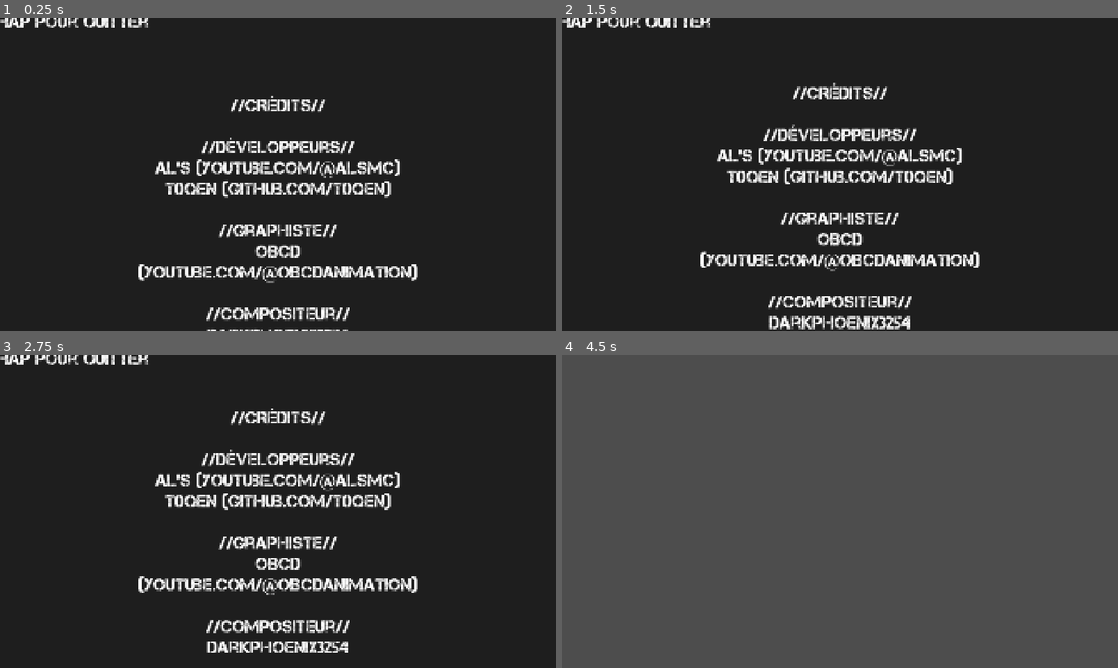
Above: before the commit, frames 1-4 (two rows, left to right).
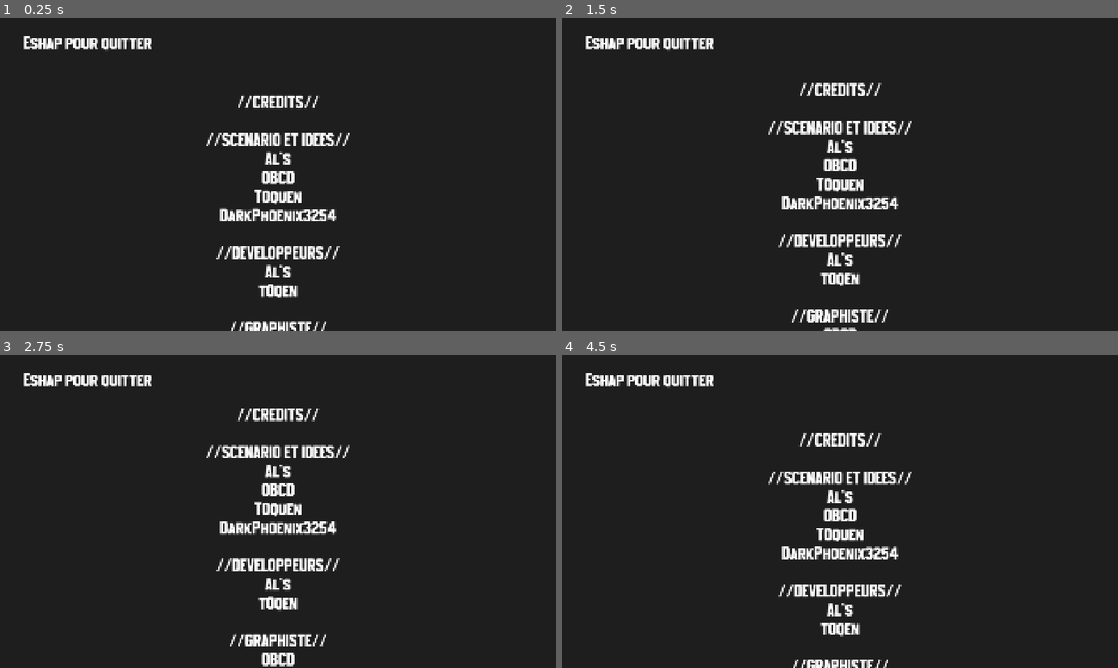
Above: after the commit, the same moments.

Repository: t0qen/baudo-game-jam-autumn
Game: Godot game, scene res://scenes/crédits.tscn
Two runs of this game, one before a commit and one after it. Both use one fixed random seed, a clock stepped at 60 frames per second and the inputs below. This scene is started directly instead of the project's main scene. Sound files missing from this copy of the repository are replaced by a short silence.
Inputs (mouse positions are in pixels of both pictures, inside the frame that each line leads up to):
- Up to frame 1 (0.25 s): no input
- Up to frame 2 (1.5 s): hold D (right) 0.53-1.28 s; hold W (aim_left) 0.53-1.28 s; tap Space (jump) at 0.77 s; hold A (left) from 1.28 s (still down); tap S (aim_right) at 1.35 s
- Up to frame 3 (2.75 s): tap Space (jump) at 1.52 s; release A (left) at 2.03 s; hold D (right) from 2.03 s (still down); tap 1 (bomb) at 2.1 s
- Up to frame 4 (4.5 s): tap Down (camera_down) at 2.85 s; tap Space (jump) at 3.02, 3.77 s; release D (right) at 3.53 s; hold A (left) 3.53-4.25 s; tap X (camera_focus) at 3.6 s; tap Escape (sortir) at 4.15 s; click (1040, 624) at 4.25 s, where only the run after the commit has a clickable "Crédits"

The runs differ from the first frame. In frame 1, 10% of the frame differs, in the area x 0-76%, y 0-100%; in frame 2, 11%; in frame 3, 11%; in frame 4, 99%, in the area x 0-100%, y 0-100%.

Commit message:
crédits

Diff:
--- a/scenes/crédits.tscn
+++ b/scenes/crédits.tscn
@@ -1,14 +1,22 @@
-[gd_scene load_steps=8 format=3 uid="uid://b0ib7p04k11ne"]
-
-[ext_resource type="FontFile" uid="uid://fdf13fyqswn5" path="res://assets/Font/Capture it.ttf" id="1_3o1fj"]
+[gd_scene load_steps=13 format=3 uid="uid://b0ib7p04k11ne"]
+
 [ext_resource type="Script" uid="uid://ds3j8qg5k4d6c" path="res://scripts/crédits.gd" id="1_j7yof"]
+[ext_resource type="FontFile" uid="uid://dbsu8y8i7okhm" path="res://assets/Font/Urban Shadow Sans Serif.otf" id="2_nmshm"]
+[ext_resource type="Texture2D" uid="uid://b37mpi0fr6mse" path="res://assets/Sprites/YouTube_full-color_icon_(2017).svg.png" id="3_1hgnr"]
+[ext_resource type="Texture2D" uid="uid://b347c4eadsu24" path="res://assets/Sprites/pngimg.com - github_PNG40.png" id="4_1hgnr"]
+[ext_resource type="Texture2D" uid="uid://du3jmq1he3pmu" path="res://assets/Sprites/Discord_Logo_sans_texte.svg.png" id="5_0lxtj"]
+[ext_resource type="AudioStream" uid="uid://bhqkd3sd28xia" path="res://assets/sound/menu/cursed_apocalyptic_2.mp3" id="6_voo5j"]
 
 [sub_resource type="LabelSettings" id="LabelSettings_nmshm"]
-font = ExtResource("1_3o1fj")
+font = ExtResource("2_nmshm")
 font_size = 61
 
+[sub_resource type="LabelSettings" id="LabelSettings_0lxtj"]
+font = ExtResource("2_nmshm")
+font_size = 51
+
 [sub_resource type="Animation" id="Animation_j7yof"]
-length = 0.001
+length = 50.0
 tracks/0/type = "value"
 tracks/0/imported = false
 tracks/0/enabled = true
@@ -16,10 +24,10 @@
 tracks/0/interp = 1
 tracks/0/loop_wrap = true
 tracks/0/keys = {
-"times": PackedFloat32Array(0),
-"transitions": PackedFloat32Array(1),
+"times": PackedFloat32Array(0, 50),
+"transitions": PackedFloat32Array(1, 1),
 "update": 0,
-"values": [Vector2(-657.5, -447)]
+"values": [Vector2(-657.5, -13), Vector2(-657.5, -2037)]
 }
 
 [sub_resource type="Animation" id="Animation_3o1fj"]
@@ -45,7 +53,7 @@
 }
 
 [sub_resource type="LabelSettings" id="LabelSettings_1hgnr"]
-font = ExtResource("1_3o1fj")
+font = ExtResource("2_nmshm")
 font_size = 61
 
 [node name="Crédits" type="Node2D"]
@@ -67,22 +75,27 @@
 anchor_right = 0.5
 anchor_bottom = 0.5
 offset_left = -657.5
-offset_top = -447.0
+offset_top = -13.0
 offset_right = 657.5
-offset_bottom = 1274.0
+offset_bottom = 2234.0
 grow_horizontal = 2
 grow_vertical = 2
-text = "//CRÉDITS//
-
-//Développeurs//
-Al's (youtube.com/@ALsMC)
-t0qen (github.com/t0qen)
-
-//Graphiste//
+text = "//CREDITS//
+
+//SCENARIO ET IDEES//
+Al's
 OBCD
-(youtube.com/@OBCDanimation)
-
-//Compositeur//
+T0quen
+DarkPhoenix3254
+
+//DEVELOPPEURS//
+Al's
+t0qen
+
+//GRAPHISTE//
+OBCD
+
+//COMPOSITEUR//
 DarkPhoenix3254
 
 //SFX//
@@ -91,12 +104,81 @@
 github.com/t0qen/baudo-game-jam-autumn
 
 Réalisé en octobre 2025 lors de la
-baudo game jam
-d'automne
-
-Merci d'avoir joué"
+Baudo Game Jam
+d'automne.
+
+Merci d'avoir joué
+
+//NOS RESEAUX//
+Al's                OBCD                T0quen                DarkPhoenix3254
+
+"
 label_settings = SubResource("LabelSettings_nmshm")
 horizontal_alignment = 1
+
+[node name="Youtube1" type="Sprite2D" parent="Label"]
+position = Vector2(74.5, 2183)
+scale = Vector2(0.059467383, 0.05946739)
+texture = ExtResource("3_1hgnr")
+
+[node name="Youtube2" type="Sprite2D" parent="Label"]
+position = Vector2(342.49997, 2183)
+scale = Vector2(0.059467383, 0.05946739)
+texture = ExtResource("3_1hgnr")
+
+[node name="Github" type="Sprite2D" parent="Label"]
+position = Vector2(644.5, 2184)
+scale = Vector2(0.10203125, 0.10203125)
+texture = ExtResource("4_1hgnr")
+
+[node name="Als" type="Label" parent="Label"]
+layout_mode = 0
+offset_left = -1.5
+offset_top = 2256.0
+offset_right = 152.5
+offset_bottom = 2308.0
+text = "@AlsMC"
+label_settings = SubResource("LabelSettings_0lxtj")
+horizontal_alignment = 1
+vertical_alignment = 1
+
+[node name="OBCD" type="Label" parent="Label"]
+layout_mode = 0
+offset_left = 185.5
+offset_top = 2256.0
+offset_right = 501.5
+offset_bottom = 2308.0
+text = "@OBCDanimation"
+label_settings = SubResource("LabelSettings_0lxtj")
+horizontal_alignment = 1
+vertical_alignment = 1
+
+[node name="T0quen" type="Label" parent="Label"]
+layout_mode = 0
+offset_left = 483.5
+offset_top = 2256.0
+offset_right = 799.5
+offset_bottom = 2308.0
+text = "T0quen"
+label_settings = SubResource("LabelSettings_0lxtj")
+horizontal_alignment = 1
+vertical_alignment = 1
+
+[node name="Discord" type="Sprite2D" parent="Label"]
+position = Vector2(1073.5001, 2184)
+scale = Vector2(0.08030802, 0.08030803)
+texture = ExtResource("5_0lxtj")
+
+[node name="DarkPhoenix" type="Label" parent="Label"]
+layout_mode = 0
+offset_left = 913.5
+offset_top = 2256.0
+offset_right = 1249.5
+offset_bottom = 2308.0
+text = "darkphoenix3254"
+label_settings = SubResource("LabelSettings_0lxtj")
+horizontal_alignment = 1
+vertical_alignment = 1
 
 [node name="AnimationPlayer" type="AnimationPlayer" parent="."]
 libraries = {
@@ -105,9 +187,15 @@
 autoplay = "defilement"
 
 [node name="Label2" type="Label" parent="."]
-offset_left = -1040.0
-offset_top = -563.0
-offset_right = -446.0
-offset_bottom = -494.0
+offset_left = -879.0
+offset_top = -479.0
+offset_right = -285.0
+offset_bottom = -410.0
 text = "Eshap pour quitter"
 label_settings = SubResource("LabelSettings_1hgnr")
+
+[node name="CursedApocalyptic2" type="AudioStreamPlayer" parent="."]
+stream = ExtResource("6_voo5j")
+autoplay = true
+bus = &"Music"
+parameters/looping = true
--- a/scenes/main_menu.tscn
+++ b/scenes/main_menu.tscn
@@ -50,10 +50,17 @@
 
 [node name="Quit" type="Button" parent="."]
 offset_left = -747.0
-offset_top = 88.0
+offset_top = 57.0
 offset_right = -427.0
-offset_bottom = 243.0
+offset_bottom = 212.0
 text = "Quit"
+
+[node name="Credits" type="Button" parent="."]
+offset_left = 534.0
+offset_top = 313.0
+offset_right = 854.0
+offset_bottom = 468.0
+text = "Crédits"
 
 [node name="PopUp" type="Panel" parent="."]
 visible = false
@@ -245,4 +252,5 @@
 
 [connection signal="pressed" from="Start" to="." method="_on_start_pressed"]
 [connection signal="pressed" from="Quit" to="." method="_on_quit_pressed"]
+[connection signal="pressed" from="Credits" to="." method="_on_credits_pressed"]
 [connection signal="pressed" from="PopUp/Commencer" to="." method="_on_commencer_pressed"]
--- a/scripts/crédits.gd
+++ b/scripts/crédits.gd
@@ -9,4 +9,4 @@
 # Called every frame. 'delta' is the elapsed time since the previous frame.
 func _process(delta: float) -> void:
 	if Input.is_action_just_pressed("sortir"):
-		get_tree().change_scene_to_file("res://scenes/menu.tscn")
+		get_tree().change_scene_to_file("res://scenes/main_menu.tscn")
--- a/scripts/main_menu.gd
+++ b/scripts/main_menu.gd
@@ -25,3 +25,7 @@
 	VarBidules.duree_partie_sec = $"PopUp/Durée de la partie Button".get_item_id($"PopUp/Durée de la partie Button".selected)
 	VarBidules.duree_tour_sec = $"PopUp/Durée du tour Button".get_item_id($"PopUp/Durée du tour Button".selected)
 	get_tree().change_scene_to_file("res://scenes/main.tscn")
+
+
+func _on_credits_pressed() -> void:
+	get_tree().change_scene_to_file("res://scenes/crédits.tscn")
Binary file added: assets/Font/Urban Shadow Sans Serif.otf
Not shown, added: assets/Font/Urban Shadow Sans Serif.otf.import
Binary file added: assets/Sprites/Discord_Logo_sans_texte.svg.png
Not shown, added: assets/Sprites/Discord_Logo_sans_texte.svg.png.import
Binary file added: assets/Sprites/YouTube_full-color_icon_(2017).svg.png
Not shown, added: assets/Sprites/YouTube_full-color_icon_(2017).svg.png.import
Binary file added: assets/Sprites/pngimg.com - github_PNG40.png
Not shown, added: assets/Sprites/pngimg.com - github_PNG40.png.import
